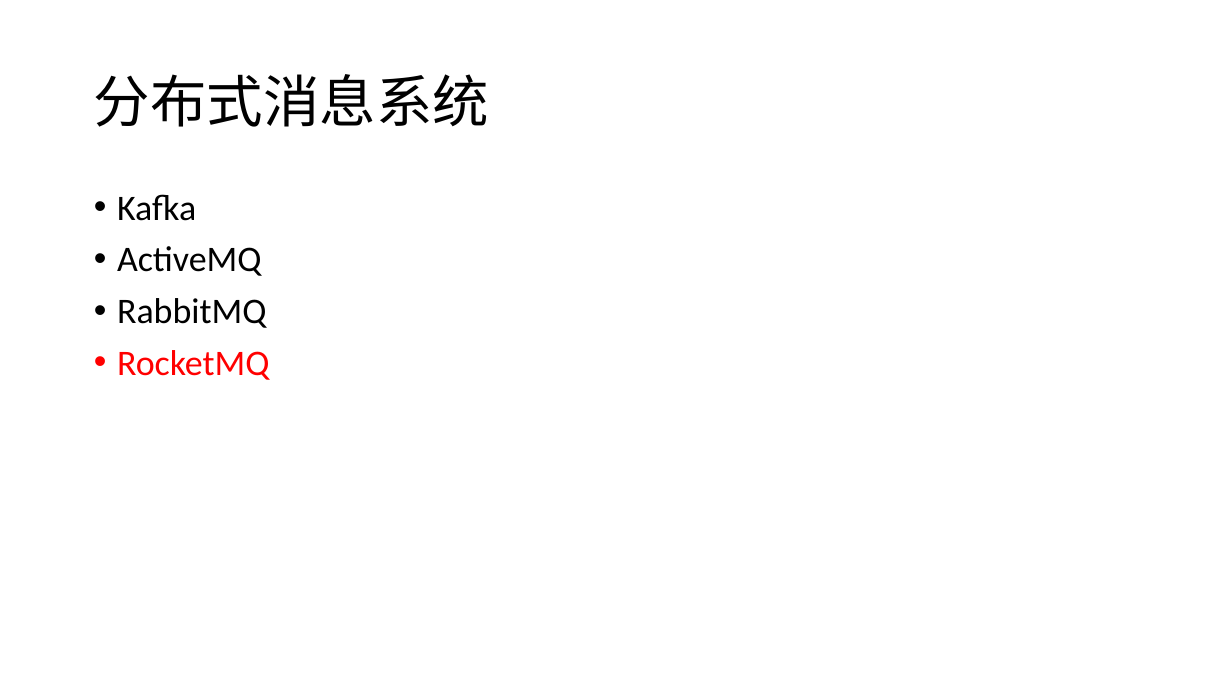
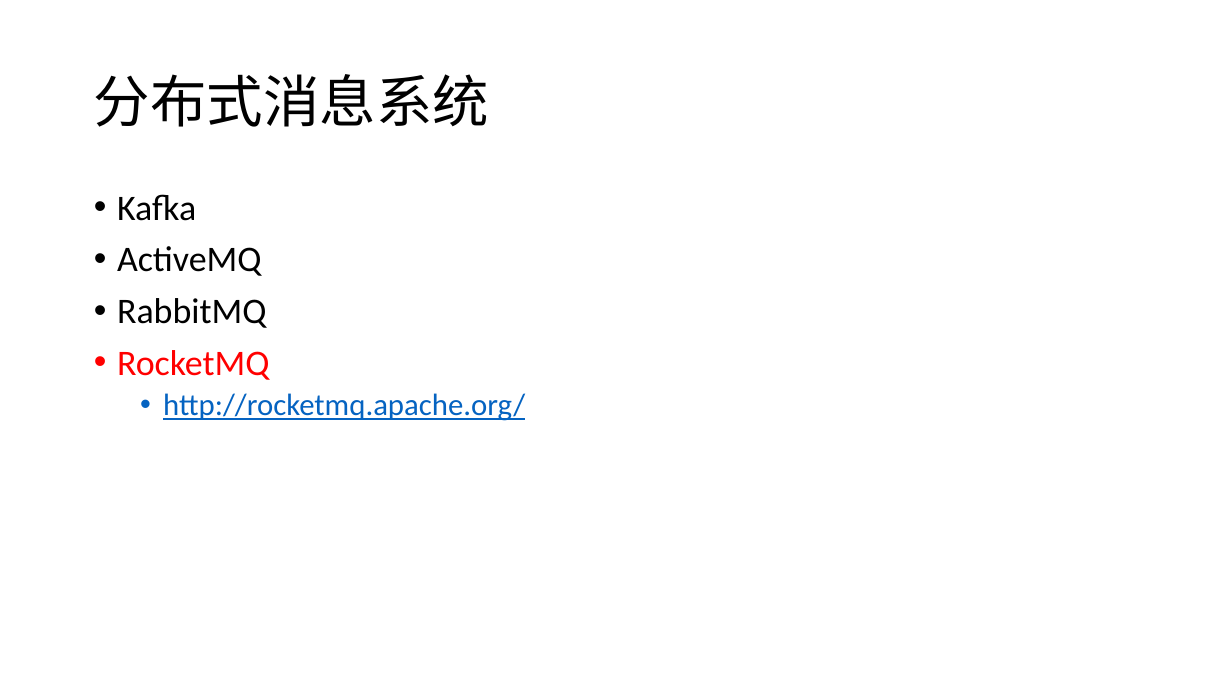
Before and after one commit to 1303575952/ExchangeAgg, a slide deck: slide 27 of doc/Coin.pptx (slide 3 before the commit). Drawn at 1232x693 pixels with LibreOffice and Linux fonts; fonts in the diff are those of the drawing. Boxes give left, top, right and bottom in pixels: in the first picture for what was removed or moved away, otherwise in the second. Text is boxed around its words. In the diff, an @@ line names an element or a change of style, - is before the commit and + after.

```diff
--- a/doc/Coin.pptx
+++ b/doc/Coin.pptx
@@ text at (163,393,525,421): paragraph added @@
+  • http://rocketmq.apache.org/
```
Also in this commit, not shown: 6 other slides changed, 57 slides added, 22 slides removed, 1 other file.
